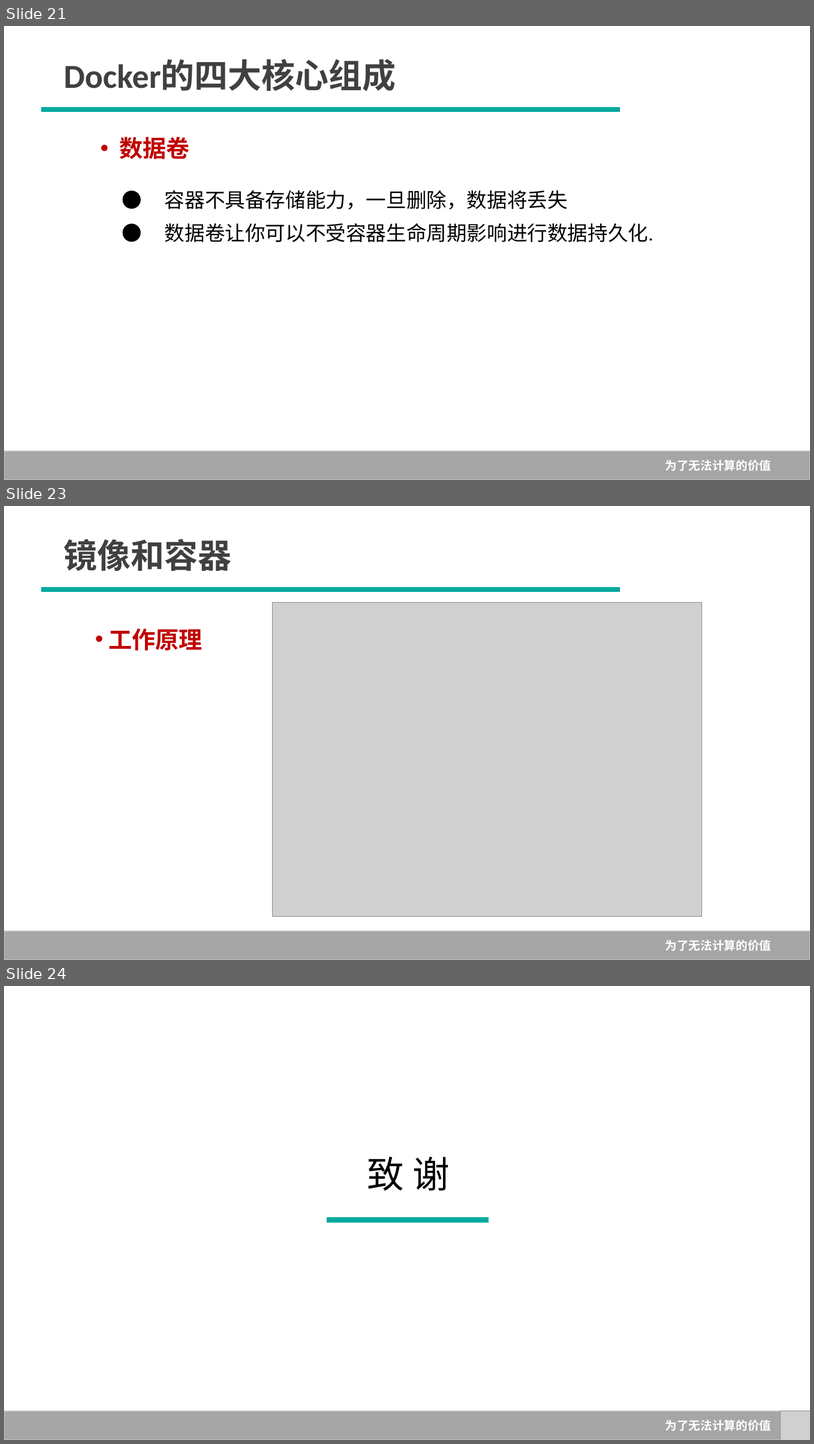
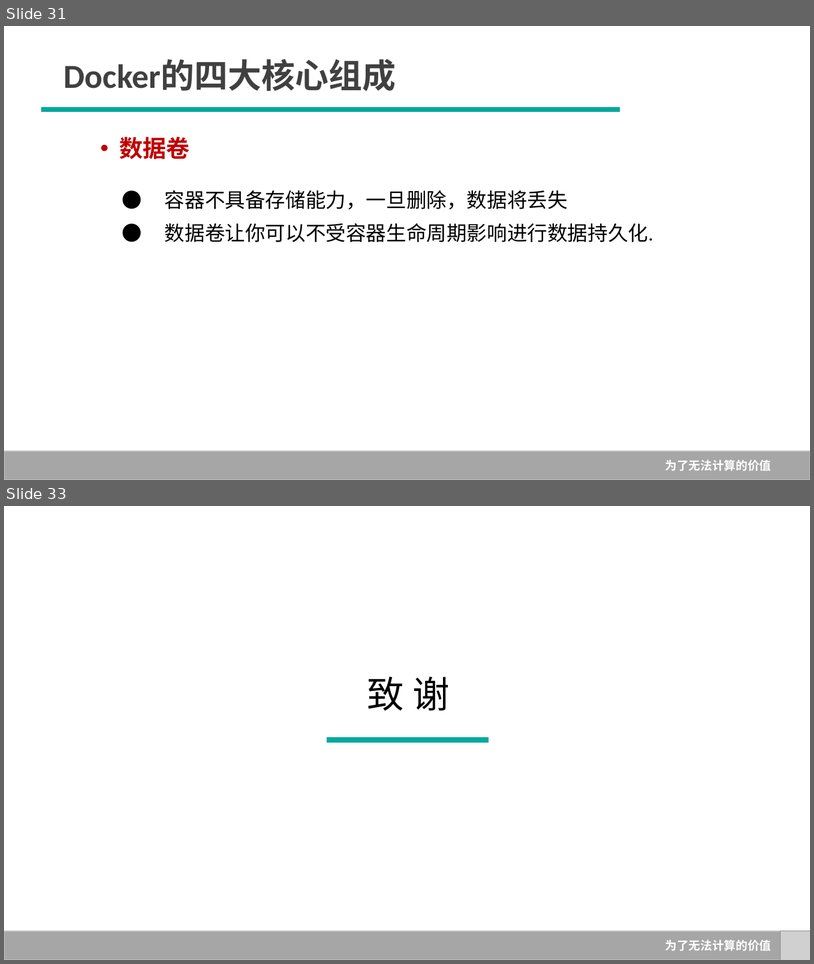
Before and after one commit to Rain-Ricky/TEST1, a slide deck: 1--Docker概述.pptx. Shown one above the other, each under a label of ours: slides 21, 23 and 24 before the commit, slides 31 and 33 after it; the slides between them are not shown. The pictures are 814x1444 and 814x964 pixels, drawn with LibreOffice and Linux fonts; fonts in the diff are those of the drawing; grey boxes stand for pictures; background and template pictures are left out. Boxes give left, top, right and bottom in pixels: in the first picture for what was removed or moved away, otherwise in the second. Text is boxed around its words. In the diff, an @@ line names an element or a change of style, - is before the commit and + after.

```diff
--- a/1--Docker概述.pptx
+++ b/1--Docker概述.pptx
@@ slide 23 removed at (x1=4, y1=506, x2=810, y2=960), background #FFFFFF; not listed: 1 template element that a slide beside it also shows @@
@@ text removed at (x1=64, y1=539, x2=232, y2=571) @@
-镜像和容器
@@ line removed from (42, 589) to (620, 589) @@
@@ picture removed at (x1=273, y1=602, x2=702, y2=916) @@
@@ text removed at (x1=108, y1=628, x2=203, y2=651) @@
-• 工作原理
@@ what was slide 21 is now slide 31 @@
@@ what was slide 24 is now slide 33 @@
```
Also in this commit, not shown: 7 slides changed, 12 slides added, 2 other slides removed, 1 other file.
